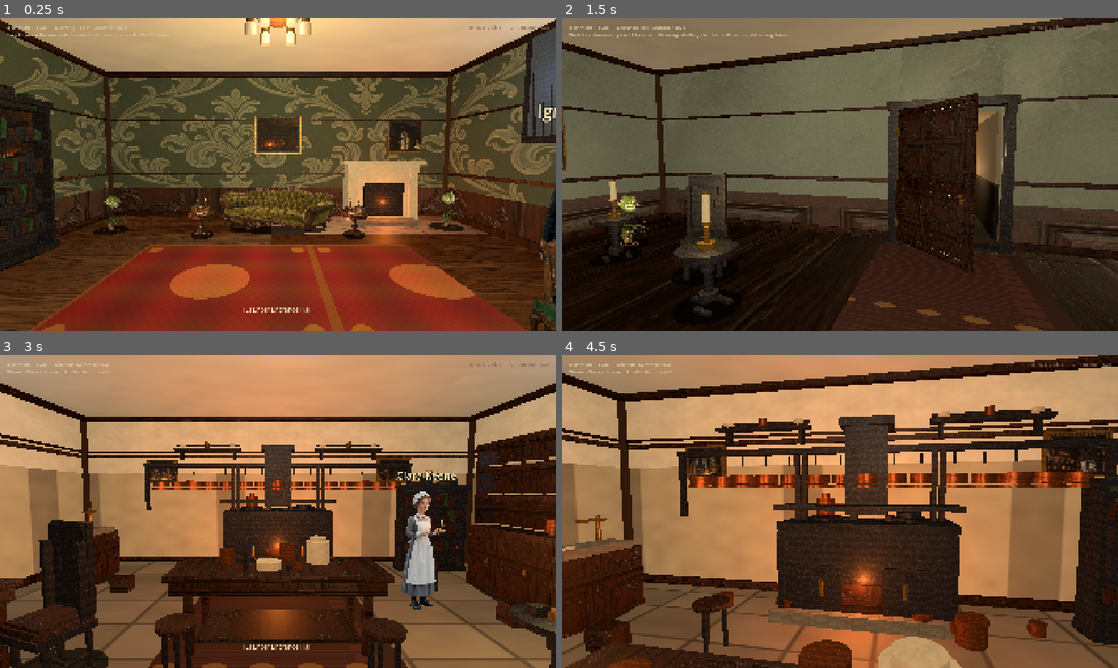
Above: before the commit, frames 1-4 (two rows, left to right).
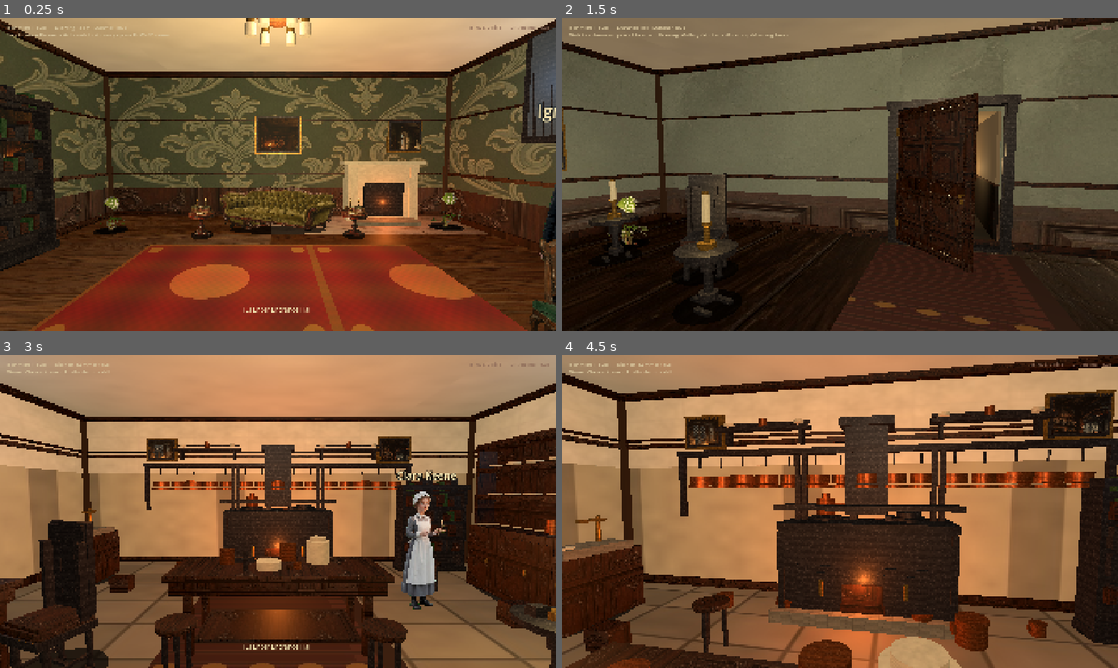
Above: after the commit, the same moments.

Repository: drakewing-eng/aetheric-engine
Game: Godot game, scene res://scenes/fps_main.tscn
Same seed, same stepped clock (60 frames per second), same inputs: the game is played once before the commit and once after it.
Inputs (mouse positions are in pixels of both pictures, inside the frame that each line leads up to):
- Up to frame 1 (0.25 s): no input
- Up to frame 2 (1.5 s): tap Enter at 0.5 s; move the mouse to (867, 174) at 0.52 s; hold E (interact) 0.53-1.28 s; hold W (move_forward) from 0.53 s (still down); click (867, 174) at 0.67 s; move the mouse to (812, 174) at 1.27 s; tap E (interact) at 1.35 s
- Up to frame 3 (3 s): keep holding W (move_forward); tap E (interact) at 2, 2.85 s; move the mouse to (289, 505) at 2.02 s; hold E (interact) 2.03-2.78 s; move the mouse to (272, 517) at 2.77 s; click (272, 517) at 2.92 s
- Up to frame 4 (4.5 s): keep holding W (move_forward); move the mouse to (878, 514) at 3.52 s; hold E (interact) 3.53-4.28 s; tap Enter at 4.25 s; move the mouse to (795, 508) at 4.27 s; tap E (interact) at 4.35 s

The runs differ from the first frame. In frame 1, 0.3% of the frame differs, in the area x 17-84%, y 55-68%; in frame 2, 0.3%; in frame 3, 1.2%; in frame 4, 3.5%, in the area x 21-100%, y 11-40%.

Commit message:
visual loop 27: full-panel conservatory walls, plant extra shadow, kitchen darker, gallery aisle clear

Diff:
--- a/aetheric-engine-godot/scripts/fps_props.gd
+++ b/aetheric-engine-godot/scripts/fps_props.gd
@@ -822,9 +822,12 @@
 				pw = ph * 0.85
 			bp["height"] = ph
 			bp["width"] = pw
-			bp["sink"] = 0.22
+			bp["sink"] = 0.24
 			bp["mesh_pot"] = false
-			return _make_billboard_prop(bp)
+			# Tiny soil disc under card — grounds without dual-pot silhouette
+			var root_plant := _make_billboard_prop(bp)
+			_add_contact_shadow(root_plant, pw * 0.35, pw * 0.28)
+			return root_plant
 	var root := Node3D.new()
 	root.name = "Plant"
 	var scale: float = prop.get("scale", 1.0)
--- a/aetheric-engine-godot/scripts/fps_room_builder.gd
+++ b/aetheric-engine-godot/scripts/fps_room_builder.gd
@@ -435,8 +435,9 @@
 	var cover_w := plane_w + (WALL_OVERLAP * 2.0 if expand else 0.04)
 	var cover_h := plane_h + WALL_TRIM_Y * 2.0
 	# Leave a small vertical gap so layers don't share an edge in depth
-	var join := _wainscot_h
+	var join := minf(_wainscot_h, cover_h - 0.05)
 	var paper_overlap := 0.04  # paper tucks slightly behind rail
+	var full_panel := _wainscot_h >= plane_h - 0.15
 	var upper_h := cover_h - join + paper_overlap
 	var upper_y := join - paper_overlap * 0.5 + upper_h * 0.5 - WALL_TRIM_Y
 	var lower_y := join * 0.5
@@ -444,27 +445,40 @@
 	var yaw_rad := deg_to_rad(yaw_deg)
 	var inward := Vector3(sin(yaw_rad), 0.0, cos(yaw_rad)) * 0.012
 
-	_add_wall_plane(
-		wall_name + "Wainscot",
-		pos + Vector3(0, lower_y - plane_h * 0.5, 0),
-		yaw_deg,
-		Vector2(cover_w, join + WALL_TRIM_Y * 0.5),
-		wainscot_tex,
-		fallback,
-		true
-	)
-	# Wallpaper offset inward (toward room) — stops flicker vs wainscot
-	_add_wall_plane(
-		wall_name + "Paper",
-		pos + Vector3(0, upper_y - plane_h * 0.5, 0) + inward,
-		yaw_deg,
-		Vector2(cover_w, upper_h),
-		paper_tex,
-		fallback,
-		true
-	)
-	# Dado / chair rail at join — physical strip so the meeting line never shimmers
-	_add_chair_rail(wall_name, pos, yaw_deg, cover_w, join, inward)
+	if full_panel:
+		# Full-height paneling (service rooms / conservatory solid walls)
+		_add_wall_plane(
+			wall_name + "Wainscot",
+			pos + Vector3(0, 0, 0),
+			yaw_deg,
+			Vector2(cover_w, cover_h),
+			wainscot_tex,
+			fallback,
+			true
+		)
+		_add_chair_rail(wall_name, pos, yaw_deg, cover_w, minf(1.15, join), inward)
+	else:
+		_add_wall_plane(
+			wall_name + "Wainscot",
+			pos + Vector3(0, lower_y - plane_h * 0.5, 0),
+			yaw_deg,
+			Vector2(cover_w, join + WALL_TRIM_Y * 0.5),
+			wainscot_tex,
+			fallback,
+			true
+		)
+		# Wallpaper offset inward (toward room) — stops flicker vs wainscot
+		_add_wall_plane(
+			wall_name + "Paper",
+			pos + Vector3(0, upper_y - plane_h * 0.5, 0) + inward,
+			yaw_deg,
+			Vector2(cover_w, upper_h),
+			paper_tex,
+			fallback,
+			true
+		)
+		# Dado / chair rail at join — physical strip so the meeting line never shimmers
+		_add_chair_rail(wall_name, pos, yaw_deg, cover_w, join, inward)
 
 func _add_stretched_wall(
 	wall_name: String,
--- a/aetheric-engine-godot/scripts/fps_rooms.gd
+++ b/aetheric-engine-godot/scripts/fps_rooms.gd
@@ -329,6 +329,10 @@
 			{"kind": "crate", "pos": [-1.5, 0.0, 3.6], "scale": 0.55},
 			{"kind": "chair", "pos": [1.5, 0.0, -2.5], "yaw": -30.0, "fabric": Color(0.28, 0.2, 0.16)},
 			{"kind": "side_table", "pos": [0.0, 0.0, -2.8], "yaw": 5.0},
+			# Clear aisle center — pull side table off machine sightline
+			{"kind": "side_table", "pos": [-2.5, 0.0, 1.5], "yaw": 15.0},
+			{"kind": "stool", "pos": [2.8, 0.0, 1.2], "yaw": -25.0},
+			{"kind": "copper_pot", "pos": [3.5, 0.0, -3.5], "scale": 0.6},
 			{
 				"kind": "rug",
 				"pos": [0.0, 0.0, -1.0],
@@ -592,7 +596,7 @@
 		"light_energy": 1.15,
 		"light_color": Color(0.85, 0.92, 0.95),
 		# Nearly full-height dado on solid panels (glass still primary)
-		"wainscot_height": 3.7,
+		"wainscot_height": 4.0,
 		"walls": {},
 		"features": [
 			{"kind": "glass_wall", "pos": [4.35, 0.0, 0.0], "yaw": -90.0, "width": 3.8, "height": 3.5},
@@ -691,18 +695,18 @@
 		"wainscot": TEX + "wainscot_kitchen.jpg",
 		"wainscot_height": 2.45,
 		"floor_texture": TEX + "floor_kitchen.jpg",
-		"floor_color": Color(0.34, 0.26, 0.18),
-		"ceiling_color": Color(0.72, 0.65, 0.55),
-		"light_energy": 0.88,
-		"light_color": Color(1.0, 0.62, 0.32),
+		"floor_color": Color(0.32, 0.24, 0.16),
+		"ceiling_color": Color(0.65, 0.58, 0.48),
+		"light_energy": 0.85,
+		"light_color": Color(1.0, 0.6, 0.3),
 		"walls": {},
 		"features": [
 			{"kind": "door_frame", "pos": [0.0, 1.15, -3.85], "yaw": 0.0, "width": 1.55, "height": 2.35},
 			{"kind": "window", "pos": [4.35, 1.7, 0.5], "yaw": -90.0, "width": 1.1, "height": 1.5},
 			{"kind": "window", "pos": [-4.35, 1.7, 0.5], "yaw": 90.0, "width": 1.0, "height": 1.4},
-			{"kind": "painting", "pos": [-2.5, 2.1, 3.55], "yaw": 180.0, "width": 0.7, "height": 0.55,
+			{"kind": "painting", "pos": [-2.5, 2.55, 3.55], "yaw": 180.0, "width": 0.7, "height": 0.55,
 				"texture": "res://assets/rooms/richmond_kitchen.jpg"},
-			{"kind": "painting", "pos": [2.5, 2.1, 3.55], "yaw": 180.0, "width": 0.65, "height": 0.5,
+			{"kind": "painting", "pos": [2.5, 2.55, 3.55], "yaw": 180.0, "width": 0.65, "height": 0.5,
 				"texture": "res://assets/rooms/richmond_workshop.jpg"},
 		],
 		"props": [
